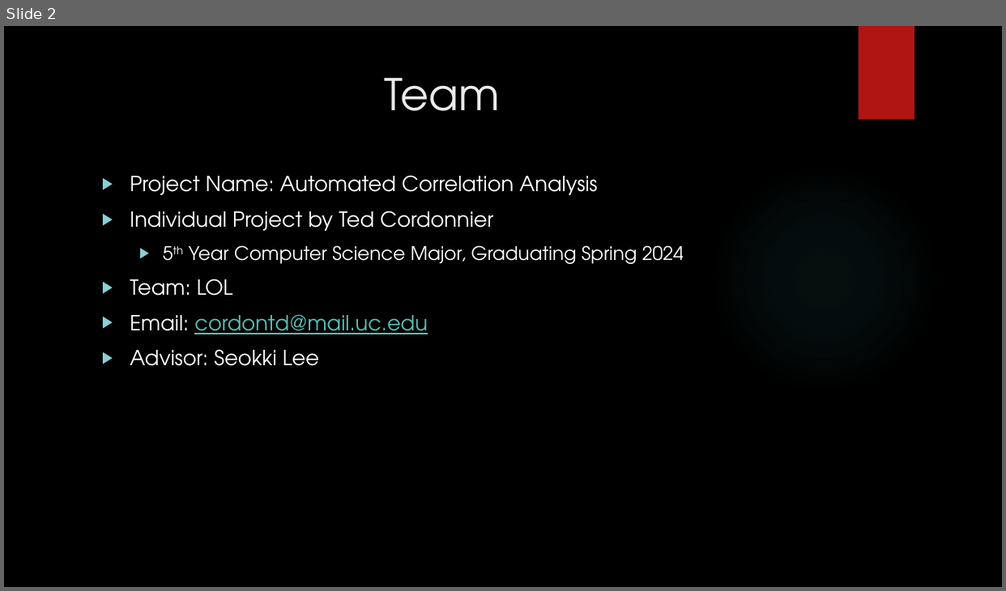
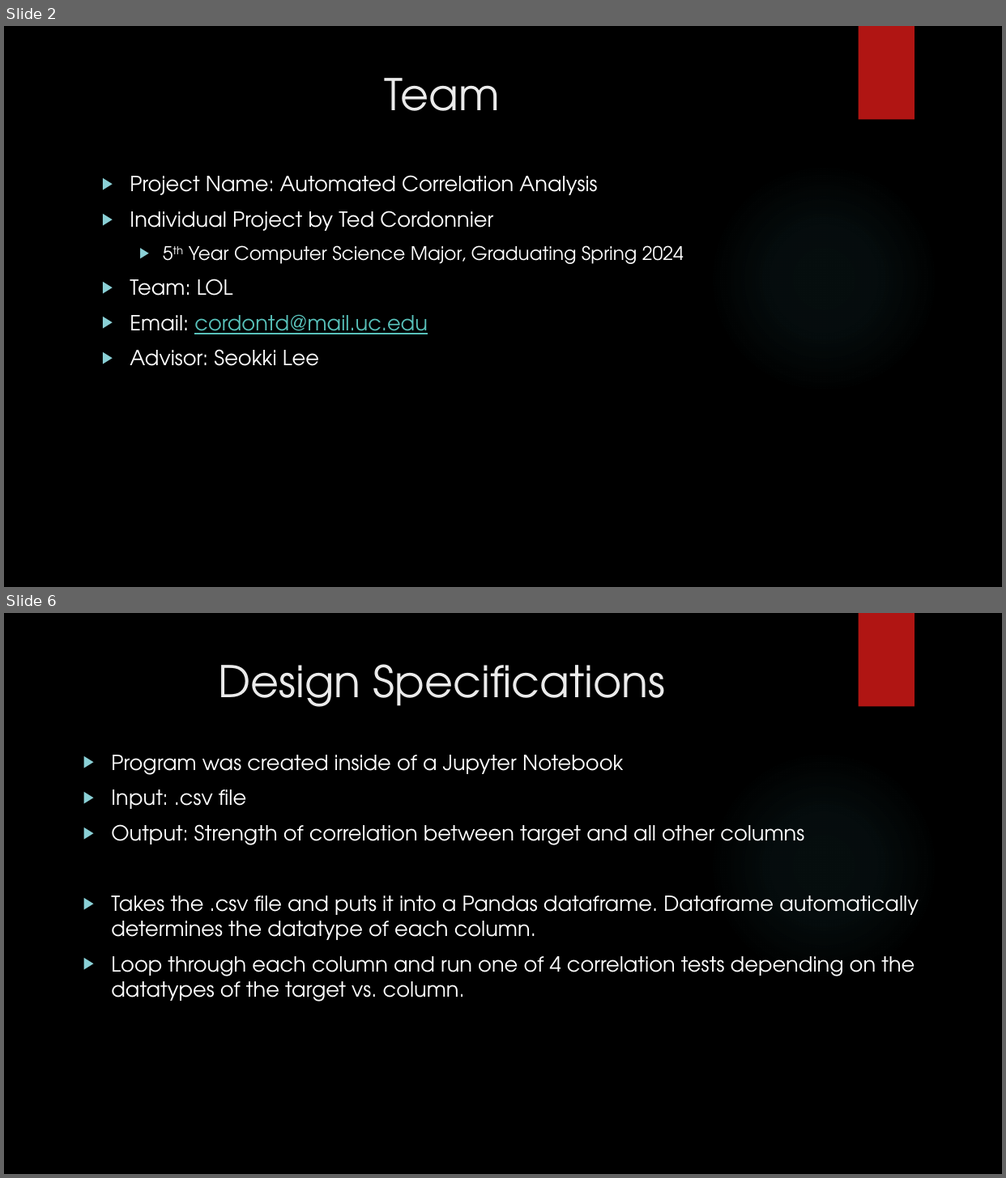
Before and after one commit to tedcordonnier/SeniorDesign, a slide deck: Spring_Presentation.pptx. Shown one above the other, each under a label of ours: slide 2 before the commit, slides 2 and 6 after it; the slides between them are not shown. The pictures are 1006x591 and 1006x1178 pixels, drawn with LibreOffice and Linux fonts; fonts in the diff are those of the drawing; background and template pictures are left out. Boxes give left, top, right and bottom in pixels: in the first picture for what was removed or moved away, otherwise in the second. Text is boxed around its words. In the diff, an @@ line names an element or a change of style, - is before the commit and + after.

```diff
--- a/Spring_Presentation.pptx
+++ b/Spring_Presentation.pptx
@@ slide 6 added at (4,613,1002,1174), background picture (left out); not listed: 2 template elements that a slide beside it also shows @@
@@ title added at (219,664,665,707), 42 pt, text #EBEBEB @@
+Design Specifications
@@ text added at (111,755,918,1002), 20 pt, text #FFFFFF @@
+▶ Program was created inside of a Jupyter Notebook
+▶ Input: .csv file
+▶ Output: Strength of correlation between target and all other columns
+▶ Takes the .csv file and puts it into a Pandas dataframe. Dataframe automatically determines the datatype of each column.
+▶ Loop through each column and run one of 4 correlation tests depending on the datatypes of the target vs. column.
```
Also in this commit, not shown: 2 slides changed, 6 other slides added, 8 slides removed, 18 other files.
